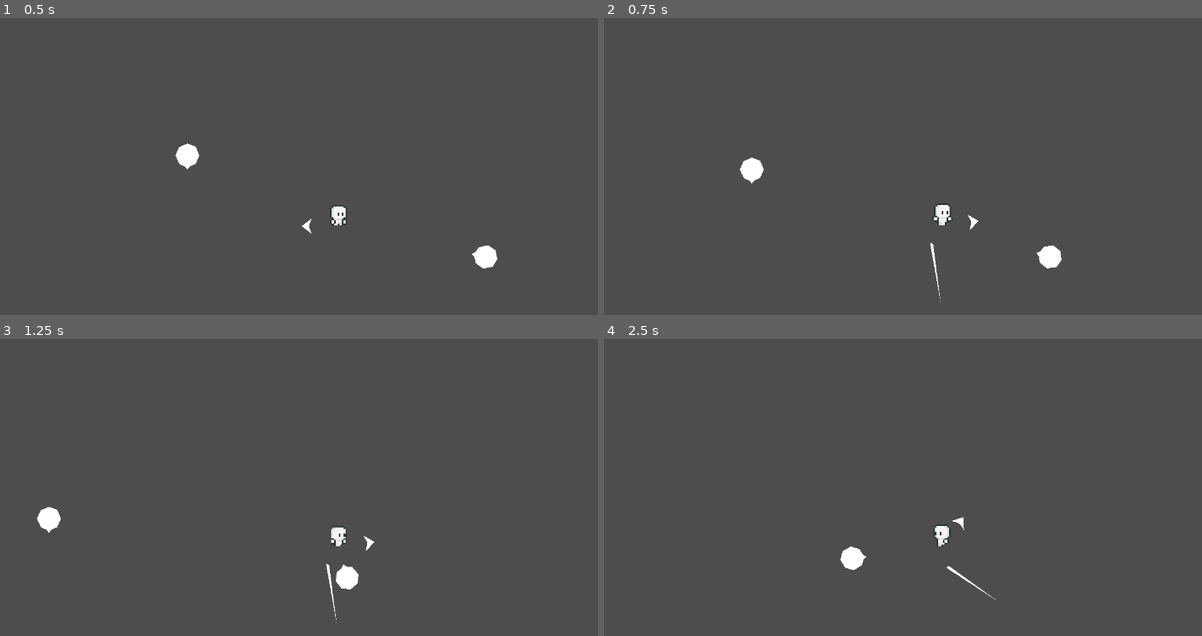
Above: before the commit, frames 1-4 (two rows, left to right).
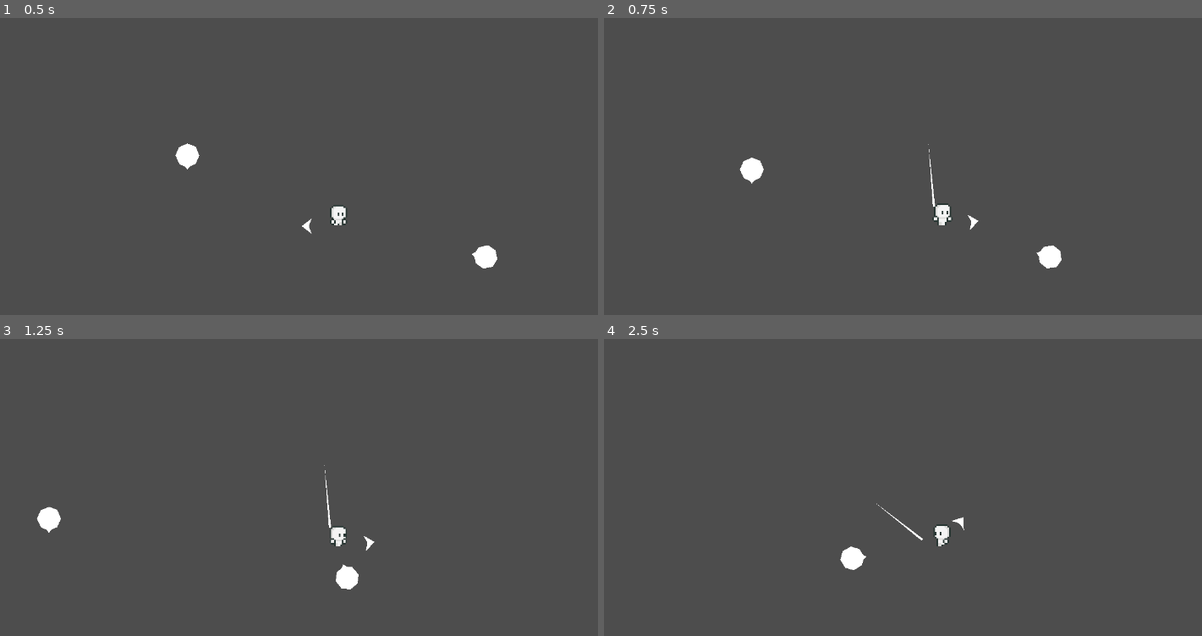
Above: after the commit, the same moments.

Repository: TheodoreVrel/FranklinEvy
Game: Godot game, scene res://Scenes/Game.tscn
The game is run twice, just before and just after one commit, with the same random seed, the same clock (stepped at 60 frames per second) and the same inputs.
Inputs (mouse positions are in pixels of both pictures, inside the frame that each line leads up to):
- Up to frame 1 (0.5 s): no input
- Up to frame 2 (0.75 s): move the mouse to (1088, 205) at 0.52 s; hold D (right) from 0.53 s (still down); click (1088, 205) at 0.6 s
- Up to frame 3 (1.25 s): keep holding D (right)
- Up to frame 4 (2.5 s): move the mouse to (807, 567) at 1.27 s; release D (right) at 1.28 s; hold S (down) 1.28-2.03 s; tap E (action_1) at 1.35 s; click (807, 567) at 1.55 s; move the mouse to (1010, 454) at 2.02 s; hold D (right) from 2.03 s (still down); right-click (1010, 454) at 2.1 s; click (1010, 454) at 2.3 s

Frame 1 is identical in both runs. In frame 2, 0.1% of the frame differs, in the area x 54-57%, y 42-96%; in frame 3, 0.1%; in frame 4, 0.1%, in the area x 45-66%, y 55-89%.

Commit message:
adjustments and start of bleed particles

Diff:
--- a/Scenes/DamageDealers/sword_slash_area.tscn
+++ b/Scenes/DamageDealers/sword_slash_area.tscn
@@ -12,9 +12,8 @@
 script = ExtResource("1_44370")
 
 [node name="CollisionShape2D" type="CollisionShape2D" parent="."]
-visible = false
-position = Vector2(-50, -5)
-rotation = 0.705113
+position = Vector2(-82.5, -7.5)
+rotation = 0.164061
 shape = SubResource("RectangleShape2D_a7is8")
 debug_color = Color(0.847059, 0.376471, 0, 0.419608)
 
@@ -22,12 +21,11 @@
 polygon = PackedVector2Array(50.2059, 0.607338, -50.8202, -4.16017, 49.4065, 4.12315)
 
 [node name="CollisionShape2D2" type="CollisionShape2D" parent="."]
-visible = false
-position = Vector2(77.5, 7.5)
-rotation = -0.169297
+position = Vector2(72.5, 2.5)
+rotation = -0.710349
 shape = SubResource("RectangleShape2D_a7is8")
 disabled = true
-debug_color = Color(0.847059, 0.376471, 0, 0.419608)
+debug_color = Color(0.811765, 0.407843, 0.156863, 0.419608)
 
 [node name="Polygon2D" type="Polygon2D" parent="CollisionShape2D2"]
 polygon = PackedVector2Array(-49.2958, -1.98029, 49.4633, -1.17755, -51.1259, 2.67276)
--- /dev/null
+++ b/Scenes/EntityComponents/bleeding_gpu_particles_2d.tscn
@@ -0,0 +1,14 @@
+[gd_scene load_steps=2 format=3 uid="uid://bto4716eaat84"]
+
+[sub_resource type="ParticleProcessMaterial" id="ParticleProcessMaterial_to1xr"]
+particle_flag_disable_z = true
+direction = Vector3(0, 0, 0)
+spread = 35.0
+flatness = 0.675
+initial_velocity_min = 33.0
+initial_velocity_max = 100.0
+gravity = Vector3(0, 98, 0)
+
+[node name="GPUParticles2D" type="GPUParticles2D"]
+process_material = SubResource("ParticleProcessMaterial_to1xr")
+trail_enabled = true
--- a/Scripts/Attacks/sword_slash_area.gd
+++ b/Scripts/Attacks/sword_slash_area.gd
@@ -16,14 +16,14 @@
 	match swing_num:
 
 		1:
+			select_swing_area(false)
+			tween.tween_property(self, "rotation", deg_to_rad(-190), 0.13)
+		2:
 			select_swing_area(true)
-			tween.tween_property(self, "rotation", deg_to_rad(190), 0.13)
-		2:
+			tween.tween_property(self, "rotation", deg_to_rad(175), 0.13)
+		3:
 			select_swing_area(false)
-			tween.tween_property(self, "rotation", deg_to_rad(-155), 0.13)
-		3:
-			select_swing_area(true)
-			tween.tween_property(self, "rotation", deg_to_rad(235), 0.13)
+			tween.tween_property(self, "rotation", deg_to_rad(-220), 0.13)
 
 	rotation = 0
 	#print (swing_num)
--- a/Scripts/Attacks/throwing_dagger.gd
+++ b/Scripts/Attacks/throwing_dagger.gd
@@ -49,9 +49,9 @@
 
 
 func _physics_process(delta):
-	dagger_movement(origin_point, delta)
+	dagger_movement(delta)
 
-func dagger_movement(from: Vector2,  delta):
+func dagger_movement(delta):
 	#direction: Vector2,  speed: float,
 	if moving:
 		position += direction.normalized() * speed * delta
@@ -135,8 +135,8 @@
 	if !is_queued_for_deletion():
 		tp_focused.emit(self)
 
-func initialize_secondary_attack(new_attack : Attack, assigned_to_attack : Attack):
-	assigned_to_attack = new_attack
+#func initialize_secondary_attack(new_attack : Attack, _assigned_to_attack : Attack):
+	#_assigned_to_attack = new_attack
 
 
 
--- a/Scripts/EntityComponents/AttackComponents/DefaultMeleeAttackComponent.gd
+++ b/Scripts/EntityComponents/AttackComponents/DefaultMeleeAttackComponent.gd
@@ -23,6 +23,8 @@
 	if can_use_attack:
 
 		if sword_slash_num <= 3:
+			sword_slash_reset_timer.stop()
+
 			damage_hitbox.swing(sword_slash_num)
 			sword_slash_num += 1
 
@@ -33,7 +35,7 @@
 				#print(sword_slash_num)
 				can_use_attack = false
 				weapon_cooldown_timer.start()
-				sword_slash_reset_timer.stop()
+
 			if sword_slash_reset_timer.is_stopped():
 				sword_slash_reset_timer.start()
 		pass
--- a/Scripts/EntityComponents/AttackComponents/ProjectileAttackComponents/PlumeDaggerComponent.gd
+++ b/Scripts/EntityComponents/AttackComponents/ProjectileAttackComponents/PlumeDaggerComponent.gd
@@ -7,9 +7,9 @@
 
 var secondary_attack : Attack = Attack.new()
 var attack_2_name : String = "RippedDaggerBleed"
-var attack_2_damage : int = 5
-var attack_2_damage_2 : int = 10
-var attack_2_damage_duration : float = 5
+@export var attack_2_damage : int = 5
+@export var attack_2_damage_2 : int = 10
+@export var attack_2_damage_duration : float = 5
 var attack_2_stun_time : float = 0.3
 
 func more_onready_settings():
--- a/Scripts/Units/Enemy.gd
+++ b/Scripts/Units/Enemy.gd
@@ -19,12 +19,12 @@
 	print ("enemy ready - ", movement_component.speed)
 
 func _physics_process(delta):
-	movement_behavior(behavior, delta)
+	movement_behavior(delta)
 
 	move_and_slide()
 	#print(velocity, "    ", position)
 
-func movement_behavior(behavior, delta):
+func movement_behavior(delta):
 	match behavior:
 		EnemyBehavior.BACK_FORTH:
 			if max_distance_reached:
--- a/Scripts/Units/player_evy.gd
+++ b/Scripts/Units/player_evy.gd
@@ -33,7 +33,7 @@
 func _ready():
 	pass
 
-func _physics_process(delta):
+func _physics_process(_delta):
 	get_input()
 	move_and_slide()
 
